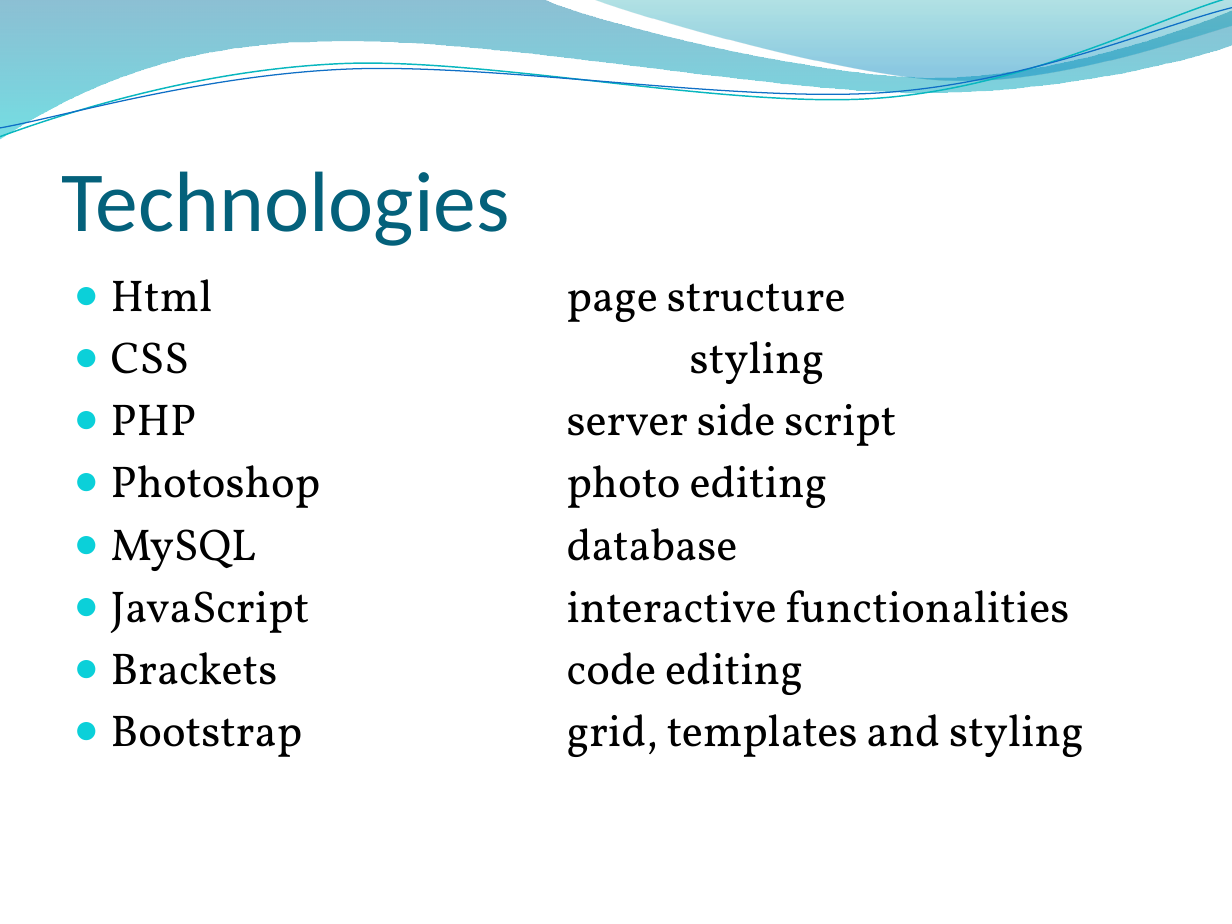
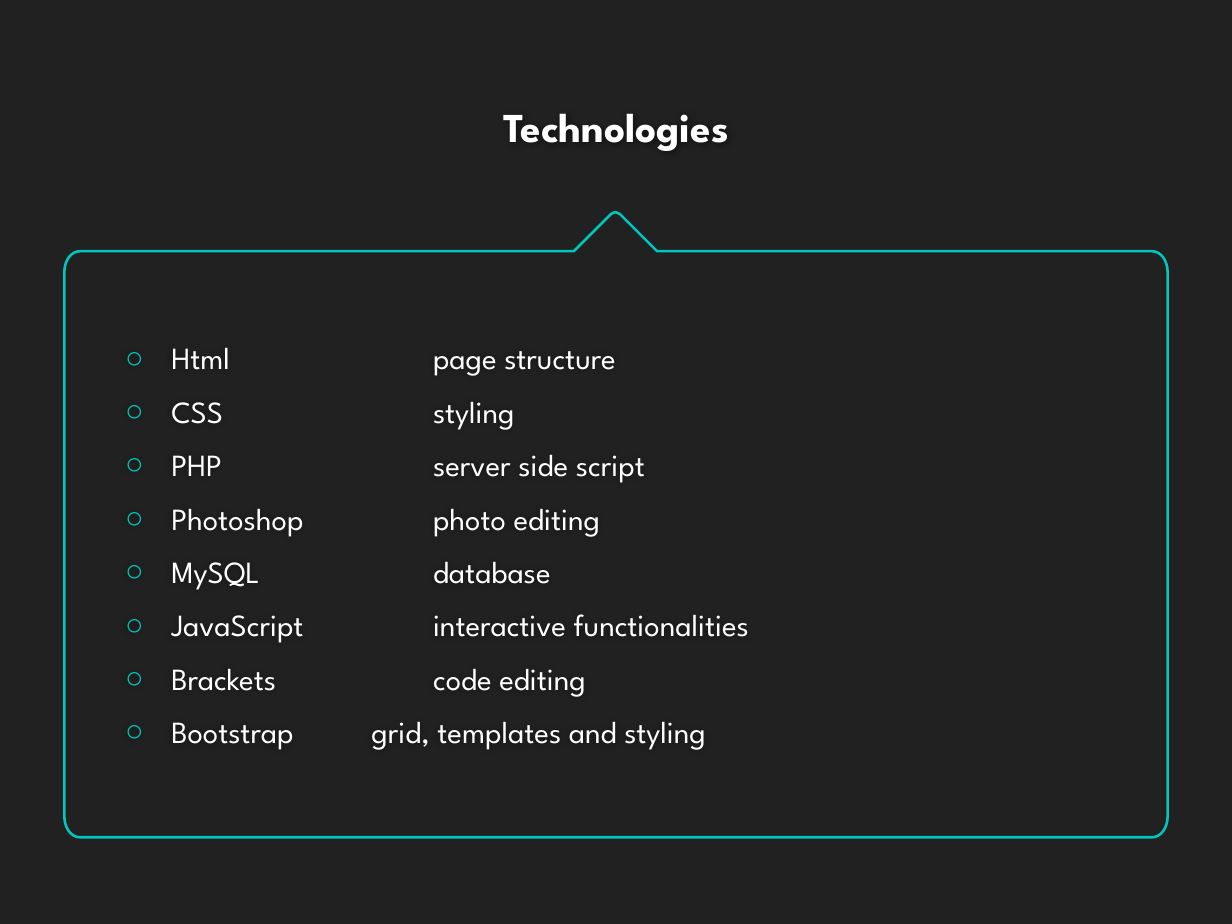
Before and after one commit to HarmanbirD/WaterQwiz, a slide deck: slide 7 of Wasted Water Quiz.pptx. Drawn at 1232x924 pixels with LibreOffice and Linux fonts; fonts in the diff are those of the drawing; background and template pictures are left out. Boxes give left, top, right and bottom in pixels: in the first picture for what was removed or moved away, otherwise in the second. Text is boxed around its words. In the diff, an @@ line names an element or a change of style, - is before the commit and + after.

```diff
--- a/Wasted Water Quiz.pptx
+++ b/Wasted Water Quiz.pptx
@@ background picture (left out) to #212121 @@
@@ freeform shape removed at [0, 0, 1232, 139] @@
@@ freeform shape removed at [0, 0, 1232, 144] @@
@@ freeform shape removed at [0, 8, 1232, 137] @@
@@ freeform shape removed at [590, 0, 1232, 85] @@
@@ title "Technologies": place and size @@
-title "Technologies" at [62, 171, 510, 246]
+title "Technologies" at [503, 113, 728, 151]
@@ title "Technologies" at [503, 113, 728, 151]: size 50 to 24 pt, font Calibri to League Spartan, text colour #04617B to #FFFFFF, bold on; alignment left to centre; vertical alignment bottom to middle @@
@@ freeform shape added at [64, 212, 1167, 837], outline #00C6BB 1.5 pt @@
@@ text "Html page structure": place and size @@
-text "Html page structure" at [111, 279, 1084, 757]
+text "Html page structure" at [171, 348, 749, 750]
@@ text "Html page structure" at [171, 348, 749, 750]: size 26 to 18 pt, font Vollkorn to League Spartan, text colour #000000 to #FFFFFF; bullet ● to ○; more space between paragraphs; bullet colour #0BD0D9 to #00C6BB; vertical alignment top to middle @@
```
Also in this commit, not shown: 8 other slides changed, 2 other files.
